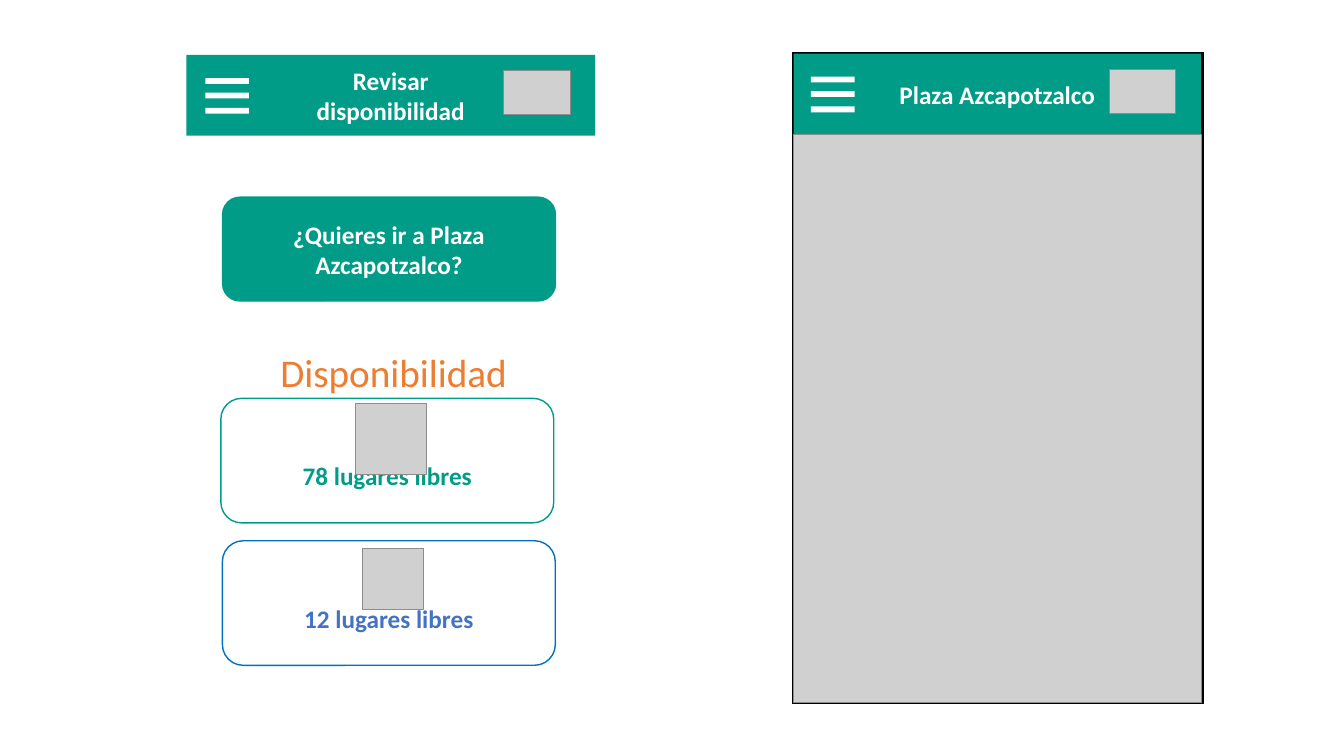
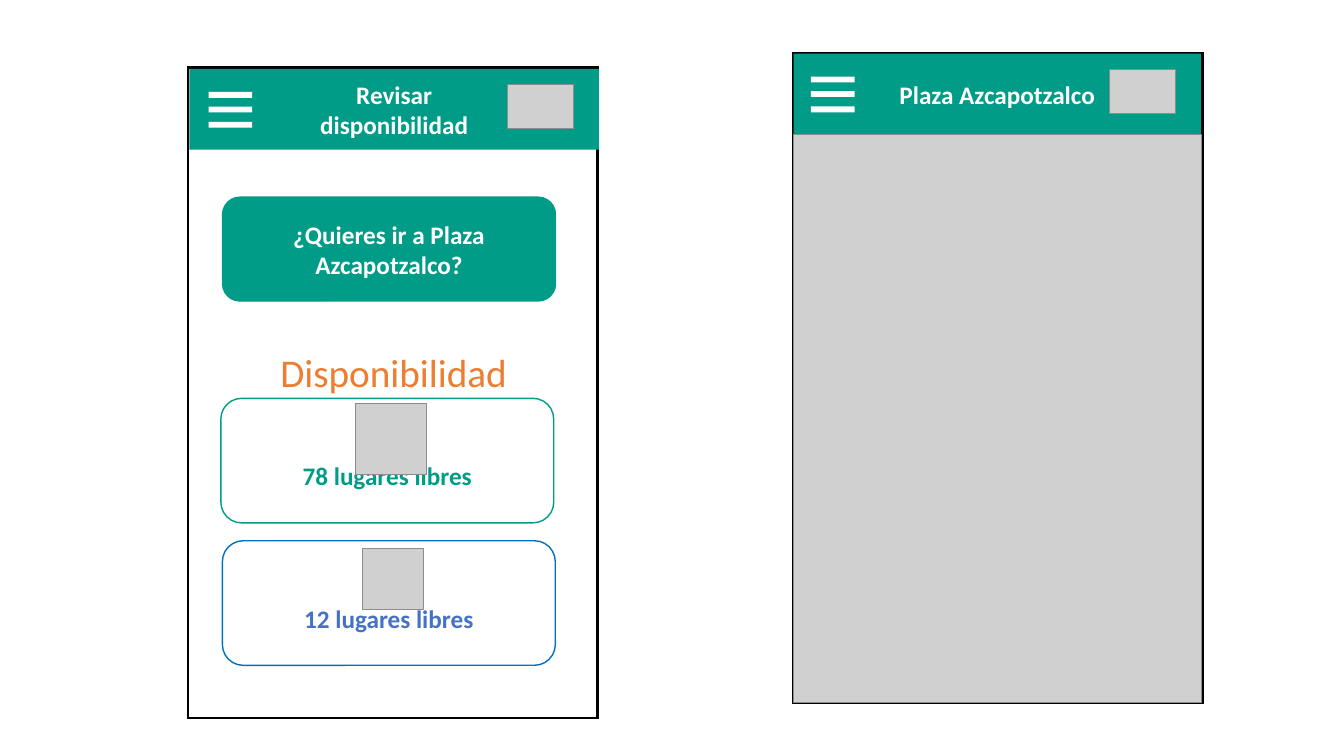
Before and after one commit to ajbeem/iotserver, a slide deck: slide 6 of documentation/MapaNavegacion.pptm. Drawn at 1344x756 pixels with LibreOffice and Linux fonts; fonts in the diff are those of the drawing; grey boxes stand for pictures. Boxes give left, top, right and bottom in pixels: in the first picture for what was removed or moved away, otherwise in the second. Text is boxed around its words. In the diff, an @@ line names an element or a change of style, - is before the commit and + after.

```diff
--- a/documentation/MapaNavegacion.pptm
+++ b/documentation/MapaNavegacion.pptm
@@ rectangle at [189, 68, 598, 718]: outline none to #000000 1.75 pt @@
@@ 4 rectangles, 1 picture: place and size @@
-4 rectangles, 1 picture at [187, 55, 596, 136]
+4 rectangles, 1 picture at [190, 69, 599, 149]
```
Also in this commit, not shown: 3 other slides changed, 1 slide added, 1 slide removed, 3 other files.
